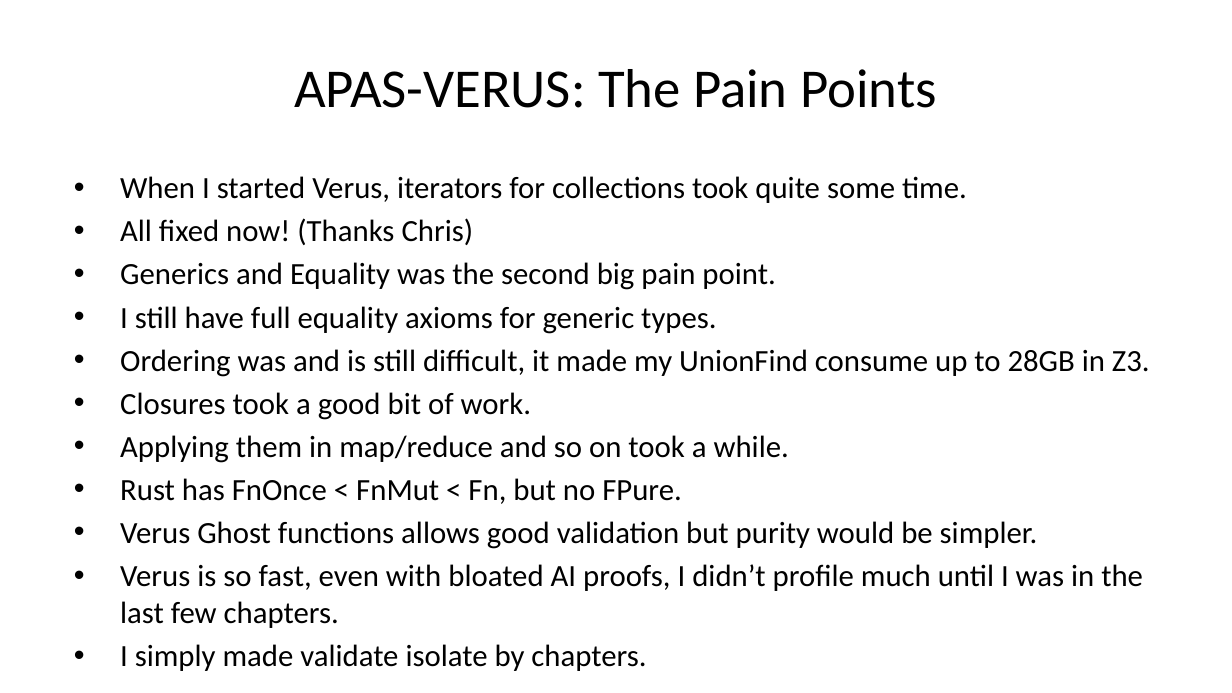
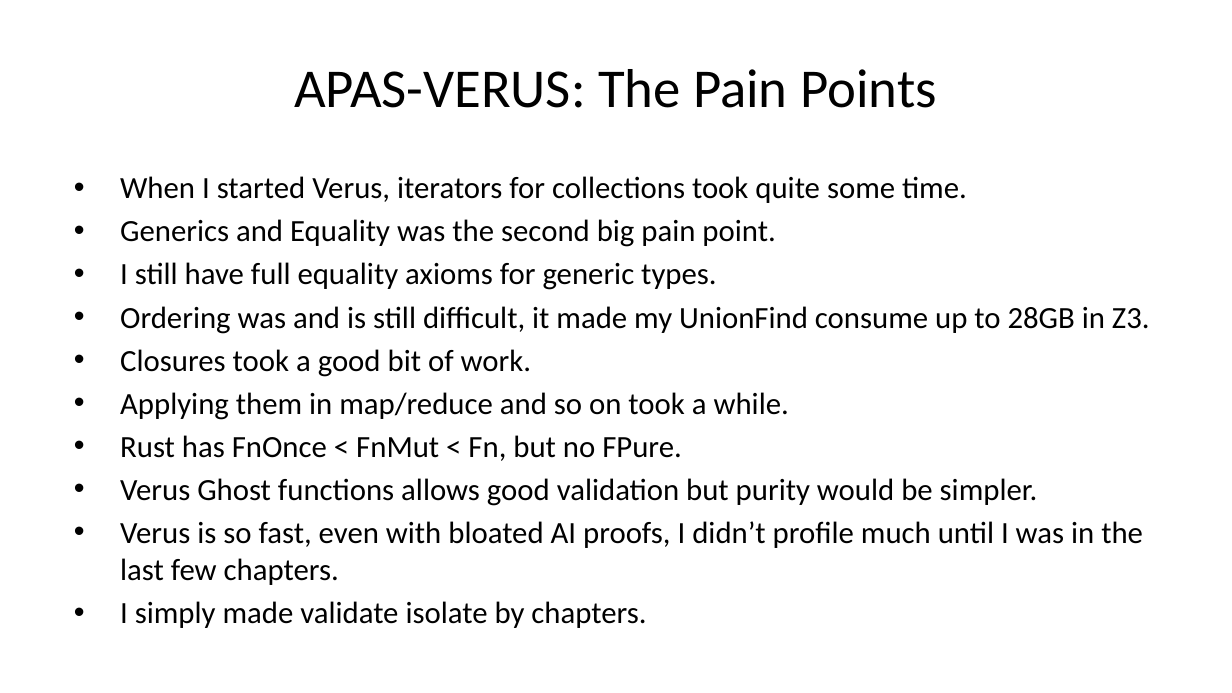
Before and after one commit to briangmilnes/APAS-VERUS, a slide deck: slide 31 of lectures/slidesMSR.pptx. Drawn at 1232x693 pixels with LibreOffice and Linux fonts; fonts in the diff are those of the drawing. Boxes give left, top, right and bottom in pixels: in the first picture for what was removed or moved away, otherwise in the second. Text is boxed around its words. In the diff, an @@ line names an element or a change of style, - is before the commit and + after.

```diff
--- a/lectures/slidesMSR.pptx
+++ b/lectures/slidesMSR.pptx
@@ text at (x1=120, y1=218, x2=474, y2=245): paragraph removed @@
-• All fixed now! (Thanks Chris)
```
Also in this commit, not shown: 10 other slides changed, 3 slides added, 1 slide removed, 3 other files.
